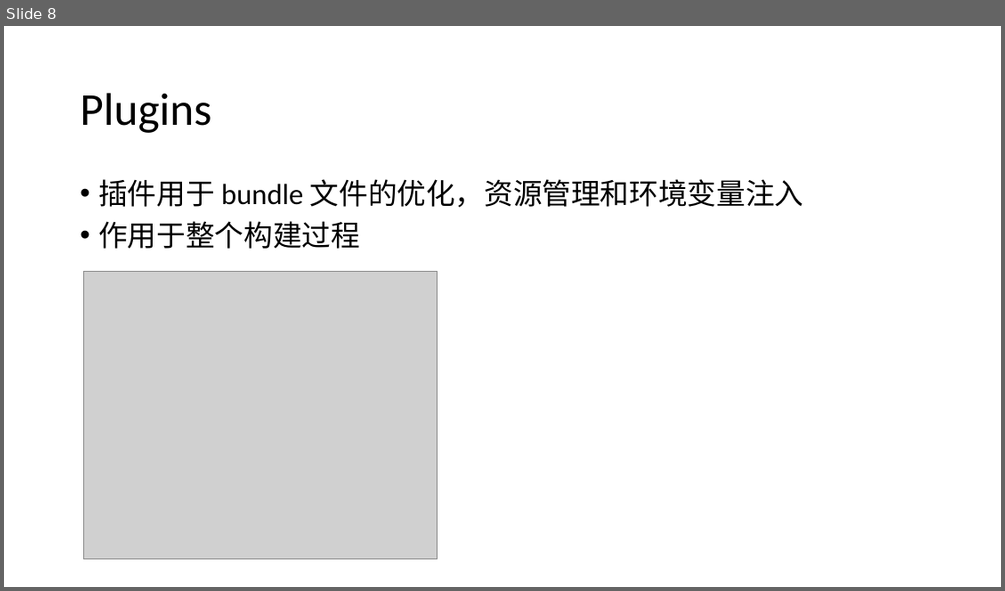
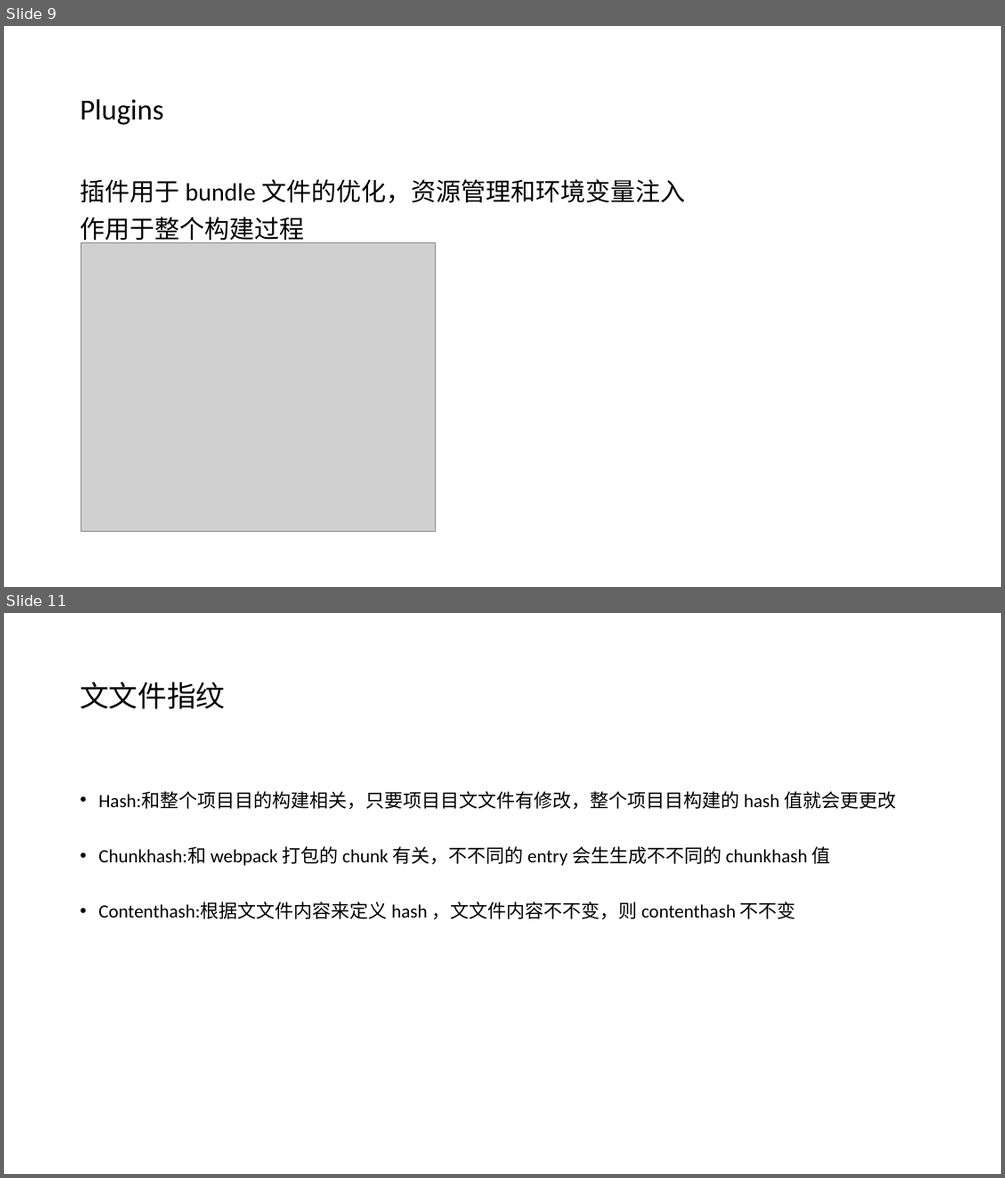
Before and after one commit to SmartWuJun/Demo, a slide deck: webpack.pptx. Shown one above the other, each under a label of ours: slide 8 before the commit, slides 9 and 11 after it; the slides between them are not shown. The pictures are 1005x591 and 1005x1178 pixels, drawn with LibreOffice and Linux fonts; fonts in the diff are those of the drawing; grey boxes stand for pictures. Boxes give left, top, right and bottom in pixels: in the first picture for what was removed or moved away, otherwise in the second. Text is boxed around its words. In the diff, an @@ line names an element or a change of style, - is before the commit and + after.

```diff
--- a/webpack.pptx
+++ b/webpack.pptx
@@ slide 11 added at [4, 613, 1001, 1174], background #FFFFFF @@
@@ title added at [80, 682, 225, 709], 28 pt, text #000000 @@
+⽂文件指纹
@@ text added at [98, 791, 896, 919], 18 pt, text #000000 @@
+• Hash:和整个项⽬目的构建相关，只要项⽬目⽂文件有修改，整个项⽬目构建的 hash 值就会更更改
+• Chunkhash:和 webpack 打包的 chunk 有关，不不同的 entry 会⽣生成不不同的 chunkhash 值
+• Contenthash:根据⽂文件内容来定义 hash ，⽂文件内容不不变，则 contenthash 不不变
@@ what was slide 8 is now slide 9 @@
@@ slide 9 changed as well @@
@@ title "Plugins" at [80, 99, 163, 125]: size 44 to 28 pt @@
@@ text "插件⽤于 bundle ⽂件的优化，资源管理和环境变量注⼊" at [80, 179, 685, 245]: size 28 to 24 pt; bullet • to none @@
@@ picture: place and size @@
-picture at [83, 271, 437, 558]
+picture at [81, 243, 436, 531]
```
Also in this commit, not shown: 9 other slides changed, 5 other slides added, 2 slides removed, 7 other files.
